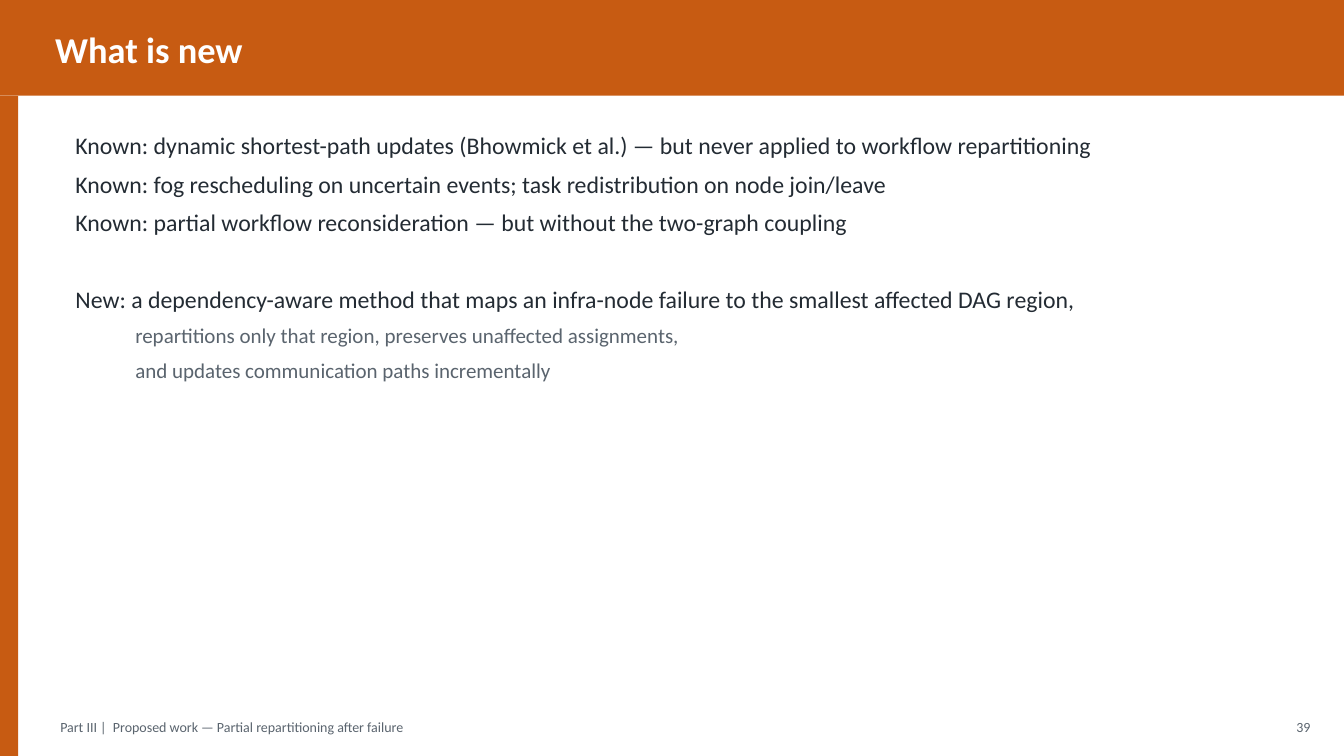
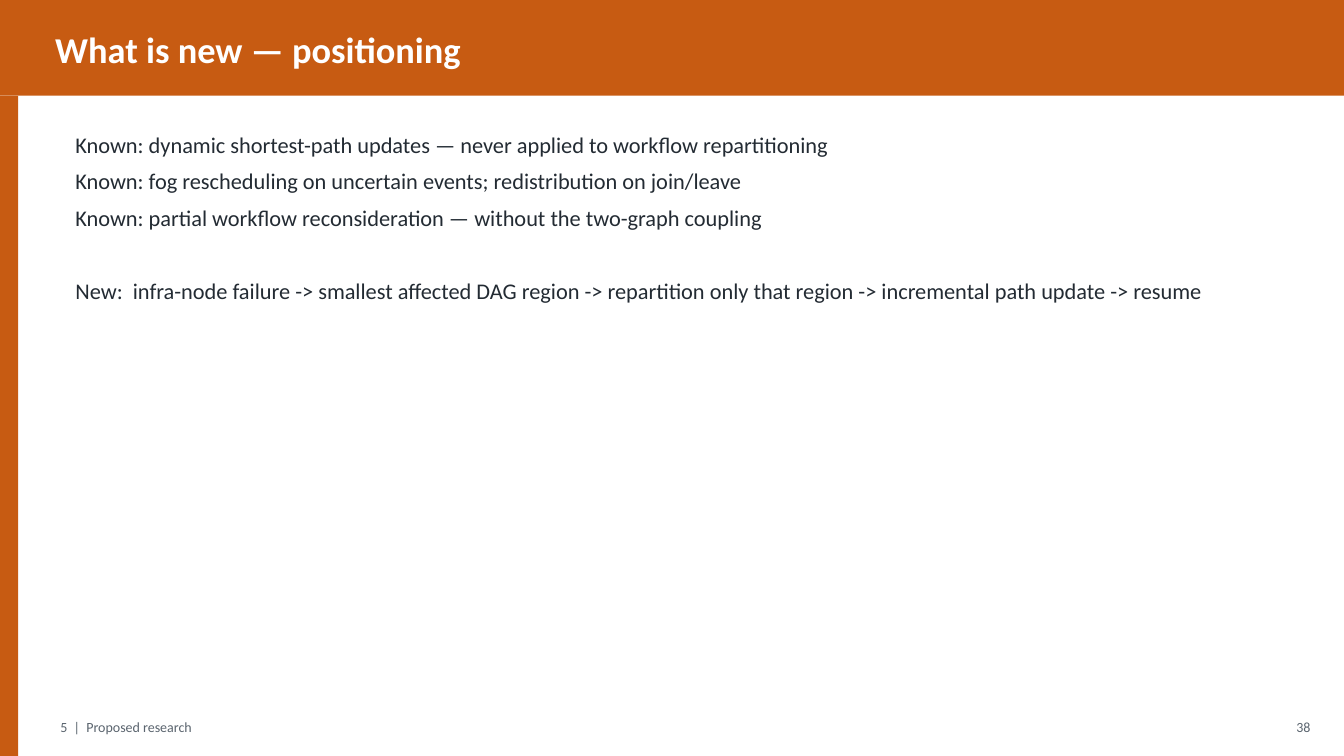
Before and after one commit to gayanigupta/data-aware-scheduling, a slide deck: slide 39 of slides/data-aware-scheduling.pptx (slide 40 before the commit). Drawn at 1344x756 pixels with LibreOffice and Linux fonts; fonts in the diff are those of the drawing. Boxes give left, top, right and bottom in pixels: in the first picture for what was removed or moved away, otherwise in the second. Text is boxed around its words. In the diff, an @@ line names an element or a change of style, - is before the commit and + after.

```diff
--- a/slides/data-aware-scheduling.pptx
+++ b/slides/data-aware-scheduling.pptx
@@ text at box(55, 37, 461, 69): text changed @@
-What is new
+What is new — positioning
@@ text at box(75, 137, 1201, 303): text changed; size 17 to 16 pt @@
-Known: dynamic shortest-path updates (Bhowmick et al.) — but never applied to workflow repartitioning
-Known: fog rescheduling on uncertain events; task redistribution on node join/leave
-Known: partial workflow reconsideration — but without the two-graph coupling
-New: a dependency-aware method that maps an infra-node failure to the smallest affected DAG region,
-  repartitions only that region, preserves unaffected assignments,
-  and updates communication paths incrementally
+Known: dynamic shortest-path updates — never applied to workflow repartitioning
+Known: fog rescheduling on uncertain events; redistribution on join/leave
+Known: partial workflow reconsideration — without the two-graph coupling
+New: infra-node failure -> smallest affected DAG region -> repartition only that region -> incremental path update -> resume
@@ text at box(60, 722, 192, 734): text changed @@
-Part III | Proposed work — Partial repartitioning after failure
+5 | Proposed research
@@ text at box(1296, 722, 1310, 732): text changed @@
-39
+38
```
Also in this commit, not shown: 20 other slides changed, 24 slides added, 22 slides removed, 2 other files.
